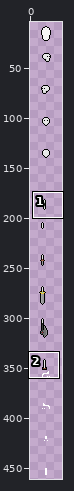
Edited in one commit: sprite sheet (assets/bodyParts2.png). Above, an overview of the earlier version with the close-up marked.
Close-up. As it was:
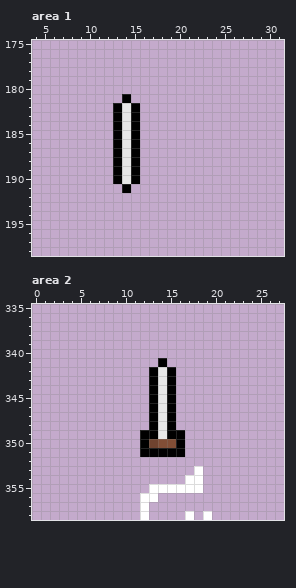
The file is 32x480 pixels. Shown: area 1: x 4..31, y 175..198; area 2: x 0..27, y 335..358. The wide view leaves out empty margins.
And afterwards:
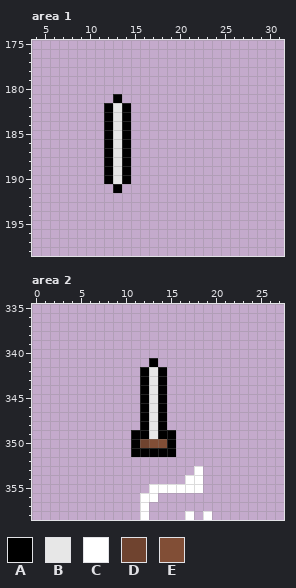
Palette (. is transparent): A #000000  B #e7e7e7  C #ffffff  D #6f432f  E #814e36
Author's note on the commit: wide legs
Difference:
Area 1:
y 181: x 13..14 .A -> A.
y 182..190: x 12..15 .ABA -> ABA.
y 191: x 13..14 .A -> A.
Area 2:
y 341: x 13..14 .A -> A.
y 342..348: x 12..15 .ABA -> ABA.
y 349: x 11 . -> A; x 13..14 AB -> BA; x 16 A -> .
y 350: x 11..13 .AD -> ADE; x 15..16 EA -> A.
y 351: x 11 . -> A; x 16 A -> .
Pixel boxes of the changes (left, top, right, bottom) in both close-ups:
changed: (104, 94, 140, 193)
changed: (131, 358, 185, 457)
